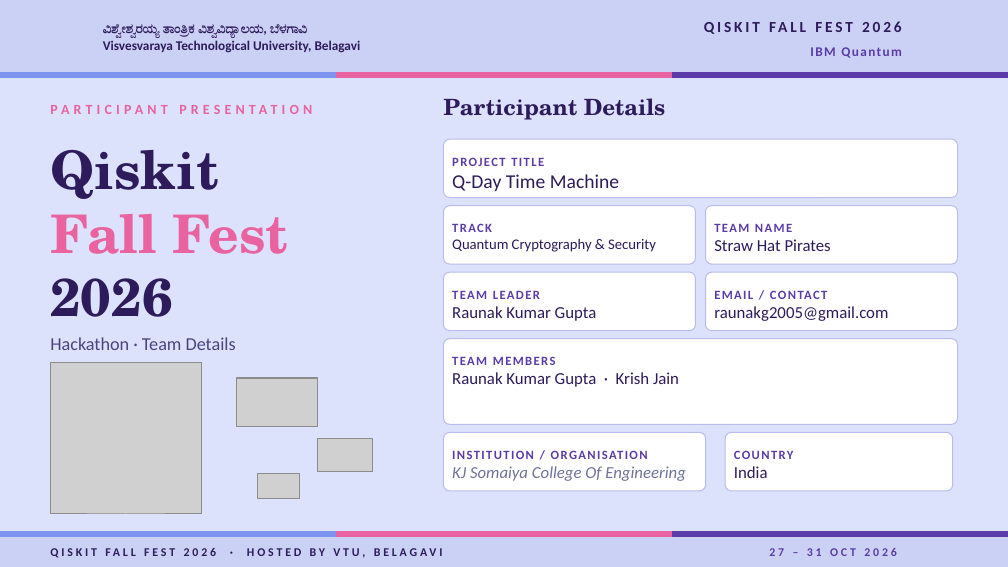
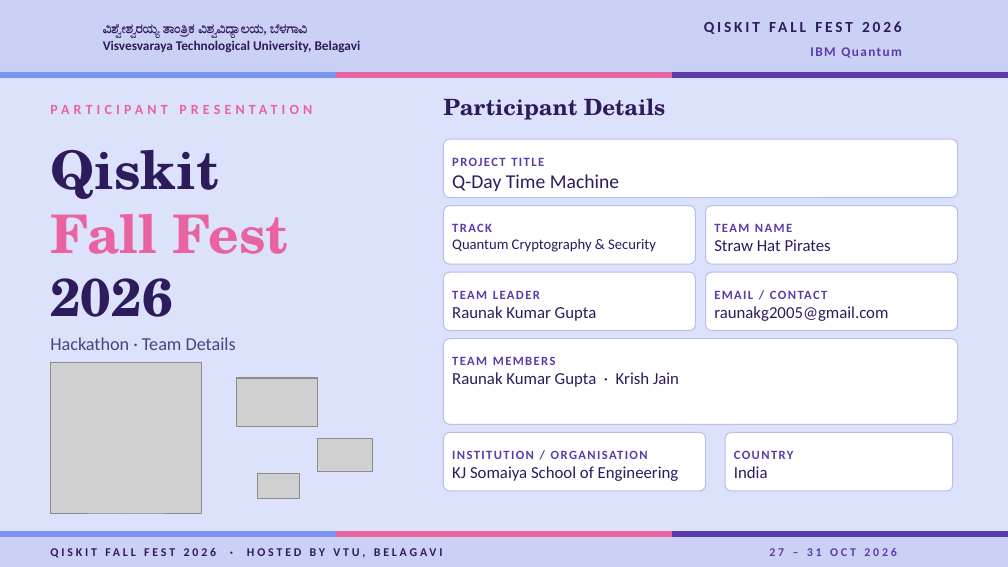
Before and after one commit to Raunakg2005/vtu-hc-straw-hat-pirates, a slide deck: slide 1 of docs/Q-Day_Time_Machine_VTU-QFF-HC-0106.pptx. Drawn at 1008x567 pixels with LibreOffice and Linux fonts; fonts in the diff are those of the drawing; grey boxes stand for pictures; background and template pictures are left out. Boxes give left, top, right and bottom in pixels: in the first picture for what was removed or moved away, otherwise in the second. Text is boxed around its words. In the diff, an @@ line names an element or a change of style, - is before the commit and + after.

Commit message:
docs: deck title slide: KJ Somaiya School of Engineering

```diff
--- a/docs/Q-Day_Time_Machine_VTU-QFF-HC-0106.pptx
+++ b/docs/Q-Day_Time_Machine_VTU-QFF-HC-0106.pptx
@@ text in rounded rectangle at <box>452,466,679,481</box>: text changed; text colour #6F7399 to #2E1B5B; italic off @@
-KJ Somaiya College Of Engineering
+KJ Somaiya School of Engineering
```
